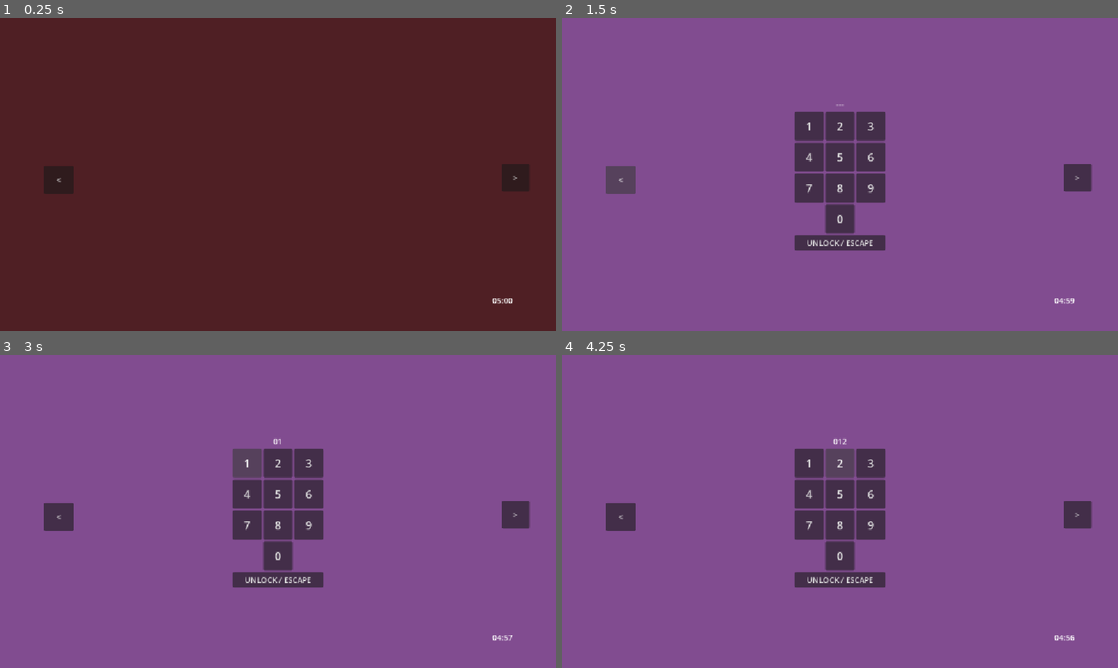
Above: before the commit, frames 1-4 (two rows, left to right).
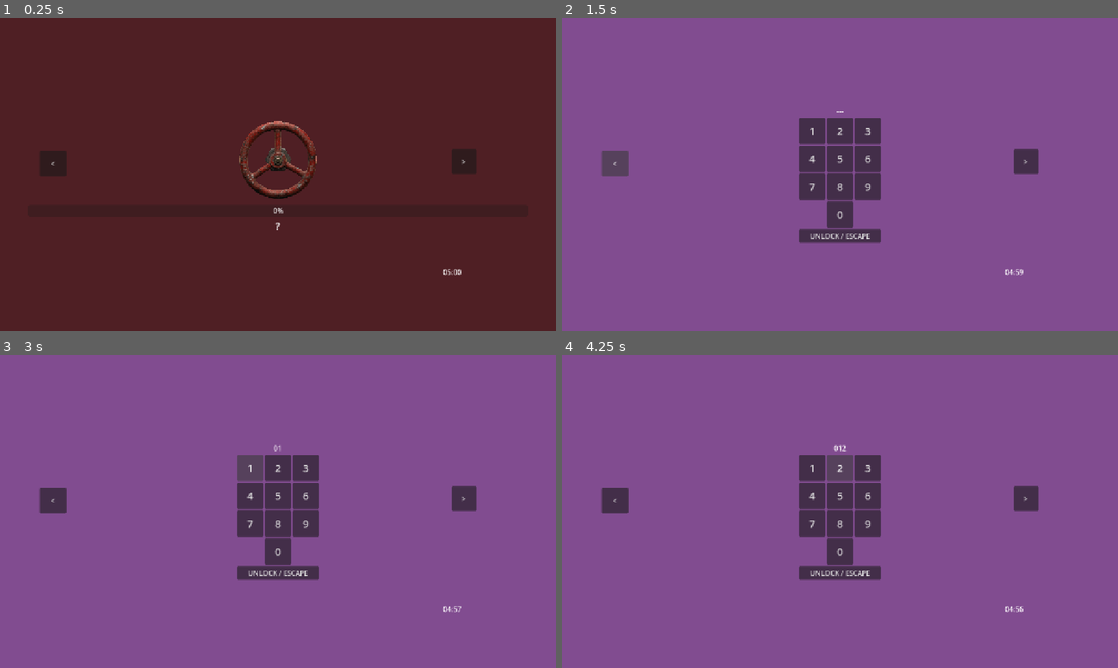
Above: after the commit, the same moments.

Repository: Ensosurei/DrVance-escaperoom
Game: Godot game, scene res://control.tscn
The game is run twice, just before and just after one commit, with the same random seed, the same clock (stepped at 60 frames per second) and the same inputs. The project has no main scene, so this scene is started directly.
Inputs (mouse positions are in pixels of both pictures, inside the frame that each line leads up to):
- Up to frame 1 (0.25 s): no input
- Up to frame 2 (1.5 s): click (840, 158) at 0.52 s; click "<" at 1.25 s
- Up to frame 3 (3 s): click "0" at 2 s; click "1" at 2.75 s
- Up to frame 4 (4.25 s): click "2" at 3.5 s

The runs differ from the first frame. In frame 1, 2.5% of the frame differs, in the area x 7-96%, y 32-92%; in frame 2, 4.1%; in frame 3, 4.1%; in frame 4, 4.1%, in the area x 7-96%, y 26-92%.

Commit message:
feat(puzzle): implement emergency valve puzzle and audio assets

Diff:
--- /dev/null
+++ b/EmergencyValve.gd
@@ -0,0 +1,92 @@
+extends Control
+
+# Signal emitted when the valve is fully turned
+signal puzzle_solved(digit: String)
+
+# Assigned digit for this puzzle instance
+var assigned_digit: String = "0"
+var total_rotation: float = 0.0
+var is_dragging: bool = false
+var last_mouse_angle: float = 0.0
+var is_completed: bool = false
+
+# Adjust this value to control difficulty (higher number = slower fill / more rotations needed)
+@export var rotation_difficulty_factor: float = 5
+
+@onready var valve_sprite: Sprite2D = $VBoxContainer/WheelContainer/ValveSprite
+@onready var click_area: Button = $VBoxContainer/WheelContainer/ClickArea
+@onready var pressure_bar: ProgressBar = $VBoxContainer/PressureBar
+@onready var digit_label: Label = $VBoxContainer/DigitLabel
+@onready var valve_sound: AudioStreamPlayer = $ValveSound
+
+
+func _ready() -> void:
+	digit_label.text = "?"
+	pressure_bar.min_value = 0.0
+	pressure_bar.max_value = 360.0
+	pressure_bar.value = 0.0
+
+	# Connect click area signals
+	click_area.button_down.connect(_on_valve_down)
+	click_area.button_up.connect(_on_valve_up)
+
+
+func set_puzzle_digit(digit: String) -> void:
+	assigned_digit = digit
+
+
+func _on_valve_down() -> void:
+	if is_completed:
+		return
+	is_dragging = true
+	var center = click_area.global_position + (click_area.size / 2.0)
+	last_mouse_angle = center.angle_to_point(get_global_mouse_position())
+
+	# Start loop sound when interaction begins
+	if valve_sound and not valve_sound.playing:
+		valve_sound.play()
+
+
+func _on_valve_up() -> void:
+	is_dragging = false
+	# Stop loop sound when user releases the button
+	if valve_sound and valve_sound.playing:
+		valve_sound.stop()
+
+
+func _process(_delta: float) -> void:
+	if not is_dragging or is_completed:
+		return
+
+	var center = click_area.global_position + (click_area.size / 2.0)
+	var current_angle = center.angle_to_point(get_global_mouse_position())
+	var angle_diff = wrapf(current_angle - last_mouse_angle, -PI, PI)
+
+	# Register rotational progress with difficulty scale factor
+	if angle_diff > 0:
+		var degrees_turned = rad_to_deg(angle_diff)
+
+		# Rotate the visual sprite normally
+		valve_sprite.rotation_degrees += degrees_turned
+
+		# Fill the progress bar more slowly based on difficulty factor
+		total_rotation += degrees_turned / rotation_difficulty_factor
+		pressure_bar.value = total_rotation
+
+		if total_rotation >= 360.0:
+			_complete_puzzle()
+
+	last_mouse_angle = current_angle
+
+
+func _complete_puzzle() -> void:
+	is_completed = true
+	is_dragging = false
+	pressure_bar.value = 360.0
+	digit_label.text = "CODE: " + assigned_digit
+
+	# Stop looping sound upon puzzle completion
+	if valve_sound and valve_sound.playing:
+		valve_sound.stop()
+
+	puzzle_solved.emit(assigned_digit)
--- a/control.tscn
+++ b/control.tscn
@@ -2,6 +2,7 @@
 
 [ext_resource type="Script" uid="uid://pln76ndalns8" path="res://Game.gd" id="1_0fbet"]
 [ext_resource type="Script" uid="uid://bvjo7f543wax7" path="res://door.gd" id="2_62e2m"]
+[ext_resource type="PackedScene" uid="uid://dta8rsojcxgvh" path="res://emergency_valve.tscn" id="2_qtu10"]
 
 [node name="Game" type="Control" unique_id=491770869]
 layout_mode = 3
@@ -37,7 +38,20 @@
 grow_vertical = 2
 color = Color(0.30788758, 0.12082527, 0.14037833, 1)
 
+[node name="EmergencyValve" parent="WallsContainer/Wall1" unique_id=1214383426 instance=ExtResource("2_qtu10")]
+layout_mode = 1
+anchors_preset = 8
+anchor_left = 0.5
+anchor_top = 0.5
+anchor_right = 0.5
+anchor_bottom = 0.5
+offset_left = -200.0
+offset_top = -200.0
+offset_right = 200.0
+offset_bottom = 200.0
+
 [node name="Wall2" type="Control" parent="WallsContainer" unique_id=1414392103]
+visible = false
 layout_mode = 1
 anchors_preset = 15
 anchor_right = 1.0
@@ -55,6 +69,7 @@
 color = Color(0.2931231, 0.5866241, 0.5739499, 1)
 
 [node name="Wall3" type="Control" parent="WallsContainer" unique_id=511222560]
+visible = false
 layout_mode = 1
 anchors_preset = 15
 anchor_right = 1.0
@@ -72,6 +87,7 @@
 color = Color(0.33333334, 0.13333334, 0, 1)
 
 [node name="Wall4" type="Control" parent="WallsContainer" unique_id=539959694]
+visible = false
 layout_mode = 1
 anchors_preset = 15
 anchor_right = 1.0
--- /dev/null
+++ b/emergency_valve.tscn
@@ -0,0 +1,62 @@
+[gd_scene format=3 uid="uid://dta8rsojcxgvh"]
+
+[ext_resource type="Script" uid="uid://bsu4ghx57ne6s" path="res://EmergencyValve.gd" id="1_1o6rl"]
+[ext_resource type="Texture2D" uid="uid://b5rij5yx1nhe8" path="res://assets/EmergencyValve.png" id="2_1o6rl"]
+[ext_resource type="AudioStream" uid="uid://dlbqi23ymqtts" path="res://sounds/EmergencyValve.mp3" id="3_1rh1e"]
+
+[node name="EmergencyValve" type="Control" unique_id=1214383426]
+custom_minimum_size = Vector2(400, 400)
+layout_mode = 3
+anchors_preset = 15
+anchor_right = 1.0
+anchor_bottom = 1.0
+grow_horizontal = 2
+grow_vertical = 2
+script = ExtResource("1_1o6rl")
+
+[node name="VBoxContainer" type="VBoxContainer" parent="." unique_id=260928945]
+layout_mode = 1
+anchors_preset = 8
+anchor_left = 0.5
+anchor_top = 0.5
+anchor_right = 0.5
+anchor_bottom = 0.5
+offset_left = -576.0
+offset_top = -495.5
+offset_right = 576.0
+offset_bottom = 495.5
+grow_horizontal = 2
+grow_vertical = 2
+alignment = 1
+
+[node name="WheelContainer" type="Control" parent="VBoxContainer" unique_id=582219484]
+custom_minimum_size = Vector2(200, 200)
+layout_mode = 2
+size_flags_horizontal = 4
+
+[node name="ValveSprite" type="Sprite2D" parent="VBoxContainer/WheelContainer" unique_id=1565062869]
+position = Vector2(100, 100)
+scale = Vector2(0.2, 0.2)
+texture = ExtResource("2_1o6rl")
+
+[node name="ClickArea" type="Button" parent="VBoxContainer/WheelContainer" unique_id=1221471119]
+custom_minimum_size = Vector2(200, 200)
+layout_mode = 0
+offset_right = 8.0
+offset_bottom = 8.0
+flat = true
+
+[node name="PressureBar" type="ProgressBar" parent="VBoxContainer" unique_id=800124998]
+layout_mode = 2
+max_value = 360.0
+
+[node name="DigitLabel" type="Label" parent="VBoxContainer" unique_id=861555801]
+layout_mode = 2
+theme_override_font_sizes/font_size = 24
+text = "?"
+horizontal_alignment = 1
+
+[node name="ValveSound" type="AudioStreamPlayer" parent="." unique_id=1219801051]
+stream = ExtResource("3_1rh1e")
+volume_db = -21.606
+mix_target = 1
--- a/project.godot
+++ b/project.godot
@@ -16,8 +16,9 @@
 
 [display]
 
+window/size/viewport_width=1280
+window/size/viewport_height=720
 window/stretch/mode="canvas_items"
-window/stretch/aspect="expand"
 
 [physics]
 
Not shown, added: EmergencyValve.gd.uid
Binary file added: assets/EmergencyValve.png
Not shown, added: assets/EmergencyValve.png.import
Not shown, added: sounds/BreakerSwitch.mp3.import
Not shown, added: sounds/Crowbar.mp3.import
Not shown, added: sounds/Cryptex.mp3.import
Not shown, added: sounds/EmergencyValve.mp3.import
Not shown, added: sounds/Error.mp3.import
Not shown, added: sounds/FlashlightClick.mp3.import
Not shown, added: sounds/FlashlightOn.mp3.import
Not shown, added: sounds/KeyboardClick.mp3.import
Not shown, added: sounds/Lockpick.mp3.import
(and 19 more such lines)
